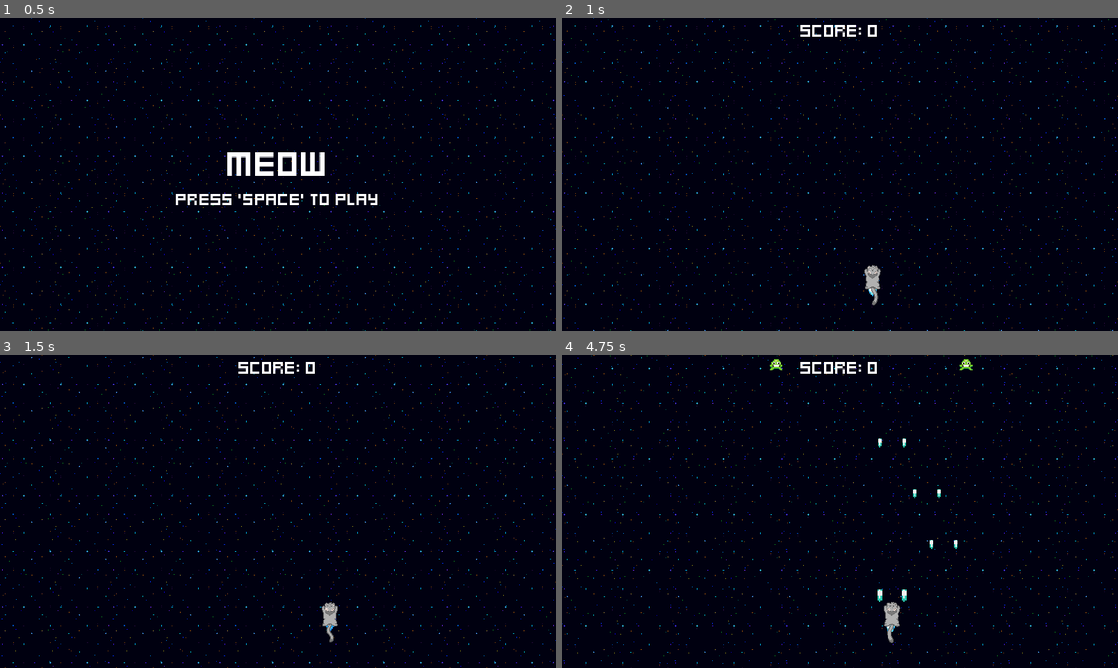
Above: before the commit, frames 1-4 (two rows, left to right).
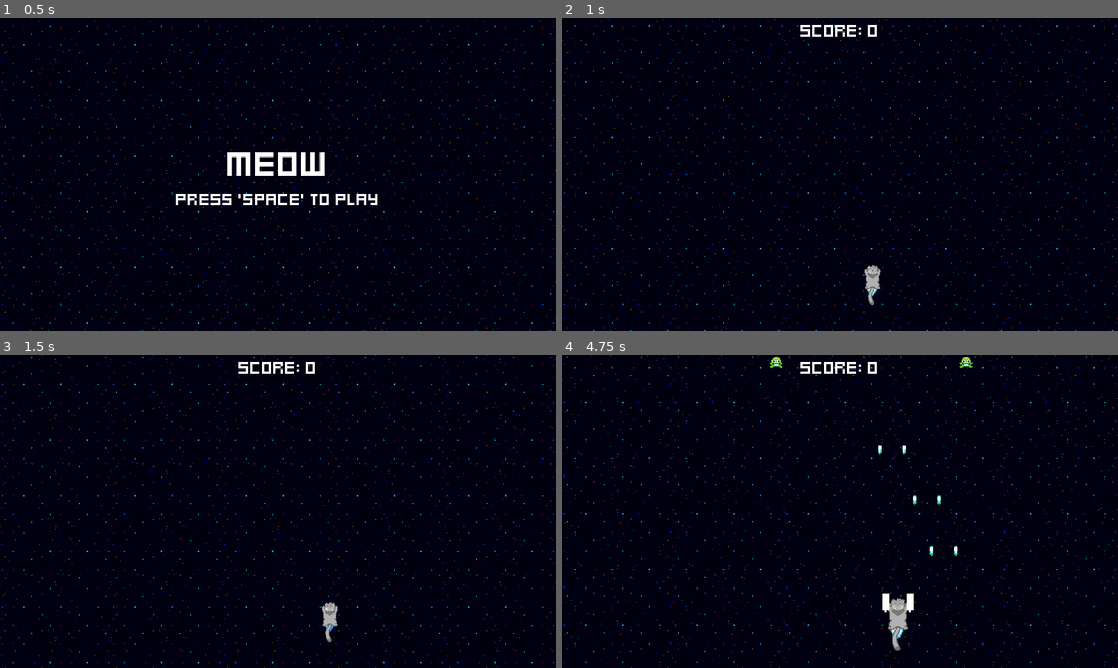
Above: after the commit, the same moments.

Repository: atomjin/2dRocket
Game: Godot game, scene res://menus/menu.tscn
Same seed, same stepped clock (60 frames per second), same inputs: the game is played once before the commit and once after it.
Inputs (mouse positions are in pixels of both pictures, inside the frame that each line leads up to):
- Up to frame 1 (0.5 s): no input
- Up to frame 2 (1 s): tap Space at 0.5 s; move the mouse to (962, 158) at 0.52 s; hold Right (ui_right) from 0.53 s (still down); tap Enter (ui_accept) at 0.6, 0.77 s; click (962, 158) at 0.67 s
- Up to frame 3 (1.5 s): tap Enter (ui_accept) at 1.07 s; release Right (ui_right) at 1.25 s; drag from (166, 527) to (328, 614) at 1.27 s
- Up to frame 4 (4.75 s): move the mouse to (895, 442) at 2.02 s; hold Right (ui_right) 2.03-2.75 s; tap Enter (ui_accept) at 2.1, 3.6, 3.77, 4.07 s; drag from (812, 574) to (906, 545) at 2.77 s; move the mouse to (1006, 558) at 3.52 s; hold Left (ui_left) 3.53-4.25 s; tap Escape (pause, bound only after the commit) at 4.15 s; click (840, 489) at 4.25 s, where only the run after the commit has a clickable "Resume"

Frame 1 is identical in both runs. In frame 2, less than 0.1% of the frame differs, in the area x 54-57%, y 86-92%; in frame 3, less than 0.1%; in frame 4, 2.2%, in the area x 0-100%, y 0-100%.

Commit message:
-add pause menu
-add pause menu

Diff:
--- a/components/stats_component.gd
+++ b/components/stats_component.gd
@@ -1,18 +1,20 @@
-# Give the component a class name so it can be instanced as a custom node
 class_name StatsComponent
 extends Node
 
-# Create the health variable and connect a setter
-@export var health: int = 1:
+
+# Create the health variable with a setter
+@export var health: int = 3:
 	set(value):
 		health = value
+		# Emit the health_changed signal with the new health value
+		health_changed.emit(health)
+		if health == 0:
+			no_health.emit()
+func _ready():
+	health -= 0  # Simulate taking 1 hit
 
-		# Signal out that the health has changed
-		health_changed.emit()
 
-		# Signal out when health is at 0
-		if health == 0: no_health.emit()
 
-# Create our signals for health
-signal health_changed() # Emit when the health value has changed
-signal no_health() # Emit when there is no health left
+# Create signals for health changes
+signal health_changed(current_health) # Pass the current health as a parameter
+signal no_health() # Emit when health reaches 0
--- /dev/null
+++ b/pause_menu.gd
@@ -0,0 +1,13 @@
+extends Control
+
+
+@onready var world: Node2D = $".." as Node2D
+
+
+
+func _on_resume_pressed() -> void:
+	world.pauseMenu()
+
+
+func _on_quit_pressed() -> void:
+	get_tree().quit()
--- /dev/null
+++ b/pause_menu.tscn
@@ -0,0 +1,49 @@
+[gd_scene load_steps=2 format=3 uid="uid://cuuldikjsr5lo"]
+
+[ext_resource type="Script" path="res://pause_menu.gd" id="1_vryb6"]
+
+[node name="PauseMenu" type="Control"]
+layout_mode = 3
+anchors_preset = 15
+anchor_right = 1.0
+anchor_bottom = 1.0
+grow_horizontal = 2
+grow_vertical = 2
+script = ExtResource("1_vryb6")
+
+[node name="MarginContainer" type="MarginContainer" parent="."]
+layout_mode = 1
+anchors_preset = 8
+anchor_left = 0.5
+anchor_top = 0.5
+anchor_right = 0.5
+anchor_bottom = 0.5
+offset_left = -201.5
+offset_top = -98.0
+offset_right = 201.5
+offset_bottom = 98.0
+grow_horizontal = 2
+grow_vertical = 2
+
+[node name="VBoxContainer" type="VBoxContainer" parent="MarginContainer"]
+layout_mode = 2
+alignment = 1
+
+[node name="Resume" type="Button" parent="MarginContainer/VBoxContainer"]
+texture_filter = 1
+layout_mode = 2
+text = "Resume"
+clip_text = true
+
+[node name="Setting" type="Button" parent="MarginContainer/VBoxContainer"]
+texture_filter = 1
+layout_mode = 2
+text = "Setting"
+
+[node name="Quit" type="Button" parent="MarginContainer/VBoxContainer"]
+texture_filter = 1
+layout_mode = 2
+text = "Quit"
+
+[connection signal="pressed" from="MarginContainer/VBoxContainer/Resume" to="." method="_on_resume_pressed"]
+[connection signal="pressed" from="MarginContainer/VBoxContainer/Quit" to="." method="_on_quit_pressed"]
--- /dev/null
+++ b/player_ship/health.gd
@@ -0,0 +1,49 @@
+extends Control  # Updated from Node2D to Control
+
+# Array to store the health TextureRects
+var health_units: Array[TextureRect] = []
+
+# Reference to the StatsComponent node
+@export var stats_component: StatsComponent
+#@onready var stats_component: StatsComponent = $StatsComponent
+
+
+func _ready():
+	health_units = [
+		$BlankHeart/health1,
+		$BlankHeart/health2,
+		$BlankHeart/health3
+	]
+
+# Connect the health signals from StatsComponent
+	stats_component.connect("health_changed", Callable(self, "_on_health_changed"))
+	stats_component.connect("no_health", Callable(self, "_on_no_health"))
+# Ensure the health units are visible initially
+	#_update_health_display(0)
+	#_update_health_display(stats_component.health)
+	_on_stats_component_health_changed(stats_component.health)
+#func _on_health_changed(current_health: int):
+#	print("Current health: ", current_health)  # Debug
+#	_update_health_display(current_health)
+
+#func _on_no_health():
+#	# Optionally, handle what happens when health reaches 0
+#	print("No health left! Game Over.")
+
+func _update_health_display(current_health: int):
+# Ensure the correct TextureRects are visible/invisible based on health
+	for i in range(len(health_units)):
+		if i < current_health:
+			health_units[i].visible = true  # Keep visible
+		else:
+			health_units[i].visible = false  # Hide if health is lost
+
+
+func _on_stats_component_health_changed(current_health) :
+	#if current_health < current_health:
+		print("Current health: ", current_health)  # Debug
+		_update_health_display(current_health)
+
+
+func _on_stats_component_no_health():
+	print("No health left! Game Over.")
--- /dev/null
+++ b/player_ship/health.tscn
@@ -0,0 +1,82 @@
+[gd_scene load_steps=6 format=3 uid="uid://b0jugqljbeqa8"]
+
+[ext_resource type="Script" path="res://player_ship/health.gd" id="1_aotq3"]
+[ext_resource type="Texture2D" uid="uid://pvd525or2y32" path="res://Level Selector-20241027T133937Z-001/Level Selector/StarBlank.png" id="1_jj6ei"]
+[ext_resource type="Texture2D" uid="uid://xvtdolu3ff5" path="res://Level Selector-20241027T133937Z-001/Level Selector/Star3.png" id="2_57b42"]
+[ext_resource type="Texture2D" uid="uid://dcfx0stp3yngi" path="res://Level Selector-20241027T133937Z-001/Level Selector/Star1.png" id="3_y2vbd"]
+[ext_resource type="Texture2D" uid="uid://crphvvh7o5dt5" path="res://Level Selector-20241027T133937Z-001/Level Selector/Star2.png" id="4_8wvtm"]
+
+[node name="Health" type="Control"]
+layout_mode = 3
+anchors_preset = 7
+anchor_left = 0.5
+anchor_top = 1.0
+anchor_right = 0.5
+anchor_bottom = 1.0
+grow_horizontal = 2
+grow_vertical = 0
+script = ExtResource("1_aotq3")
+
+[node name="BlankHeart" type="TextureRect" parent="."]
+layout_mode = 1
+anchors_preset = 3
+anchor_left = 1.0
+anchor_top = 1.0
+anchor_right = 1.0
+anchor_bottom = 1.0
+offset_left = -976.0
+offset_top = -1016.0
+offset_right = -586.0
+offset_bottom = -626.0
+grow_horizontal = 0
+grow_vertical = 0
+texture = ExtResource("1_jj6ei")
+expand_mode = 1
+
+[node name="health1" type="TextureRect" parent="BlankHeart"]
+layout_mode = 1
+anchors_preset = 8
+anchor_left = 0.5
+anchor_top = 0.5
+anchor_right = 0.5
+anchor_bottom = 0.5
+offset_left = -197.0
+offset_top = -197.0
+offset_right = 197.0
+offset_bottom = 197.0
+grow_horizontal = 2
+grow_vertical = 2
+texture = ExtResource("2_57b42")
+expand_mode = 1
+
+[node name="health2" type="TextureRect" parent="BlankHeart"]
+layout_mode = 1
+anchors_preset = 8
+anchor_left = 0.5
+anchor_top = 0.5
+anchor_right = 0.5
+anchor_bottom = 0.5
+offset_left = -184.0
+offset_top = -184.0
+offset_right = 184.0
+offset_bottom = 184.0
+grow_horizontal = 2
+grow_vertical = 2
+texture = ExtResource("3_y2vbd")
+expand_mode = 1
+
+[node name="health3" type="TextureRect" parent="BlankHeart"]
+layout_mode = 1
+anchors_preset = 8
+anchor_left = 0.5
+anchor_top = 0.5
+anchor_right = 0.5
+anchor_bottom = 0.5
+offset_left = -195.0
+offset_top = -195.0
+offset_right = 195.0
+offset_bottom = 195.0
+grow_horizontal = 2
+grow_vertical = 2
+texture = ExtResource("4_8wvtm")
+expand_mode = 1
--- a/player_ship/ship.gd
+++ b/player_ship/ship.gd
@@ -7,26 +7,33 @@
 @onready var animated_sprite_2d: AnimatedSprite2D = $Anchor/AnimatedSprite2D
 @onready var move_component: MoveComponent = $MoveComponent as MoveComponent
 @onready var flame_animated_sprite: AnimatedSprite2D= %FlameAnimatedSprite
+@onready var health: Control = $Health
+@onready var stats_component: StatsComponent = $StatsComponent
+
+
 
 
 func _ready():
 	fire_rate_timer.timeout.connect(fire_laser)
-	pass
+	var health_node = get_tree().root.get_node("MainUI/Health")
+	#health_node.set_stats_component(stats_component)
 
-func fire_laser() ->void:
+func fire_laser() -> void:
 	spawner_component.spawn(left_muzzle.global_position)
 	spawner_component.spawn(right_muzzle.global_position)
 	scale_component.tween_scale()
 
 func _process(delta: float)->void:
-	animate_the_ship()
+	#animate_the_ship()
+	pass
 
-func animate_the_ship()->void:
-	if move_component.velocity.x <0:
-		animated_sprite_2d.play("bank_left")
-		flame_animated_sprite.play("bank_left")
-	elif move_component.velocity.x > 0:
-		animated_sprite_2d.play("bank_right")
-		flame_animated_sprite.play("bank_right")
-	else :
-		animated_sprite_2d.play("center")
+
+#func animate_the_ship()->void:
+	#if move_component.velocity.x <0:
+	#	animated_sprite_2d.play("bank_left")
+	#	flame_animated_sprite.play("bank_left")
+	#elif move_component.velocity.x > 0:
+	#	animated_sprite_2d.play("bank_right")
+	#	flame_animated_sprite.play("bank_right")
+	#else :
+	#	animated_sprite_2d.play("center")
--- a/player_ship/ship.tscn
+++ b/player_ship/ship.tscn
@@ -124,12 +124,12 @@
 }]
 
 [node name="Ship" type="Node2D"]
+position = Vector2(1010, 938)
 scale = Vector2(2.1, 2.1)
 script = ExtResource("1_b87xd")
 
 [node name="StatsComponent" type="Node" parent="."]
 script = ExtResource("2_0kaw5")
-health = 3
 
 [node name="Anchor" type="Node2D" parent="."]
 
--- a/project.godot
+++ b/project.godot
@@ -41,6 +41,11 @@
 , Object(InputEventKey,"resource_local_to_scene":false,"resource_name":"","device":-1,"window_id":0,"alt_pressed":false …(183 unchanged characters)…
 ]
 }
+pause={
+"deadzone": 0.5,
+"events": [Object(InputEventKey,"resource_local_to_scene":false,"resource_name":"","device":-1,"window_id":0,"alt_pressed":false,"shift_pressed":false,"ctrl_pressed":false,"meta_pressed":false,"pressed":false,"keycode":0,"physical_keycode":4194305,"key_label":0,"unicode":0,"location":0,"echo":false,"script":null)
+]
+}
 
 [layer_names]
 
--- a/world.gd
+++ b/world.gd
@@ -4,7 +4,10 @@
 
 @onready var ship: Node2D = $Ship
 @onready var score_label: Label = $ScoreLabel
+@onready var world: Node2D = $"."
+@onready var pause_menu: Control = $PauseMenu
 
+var paused = false
 
 func _ready() -> void:
 	update_score_label(game_stats.score)
@@ -15,5 +18,19 @@
 		get_tree().change_scene_to_file("res://menus/game_over.tscn")
 		)
 
+func _process(delta):
+	if Input.is_action_just_pressed("pause"):
+		pauseMenu()
+
+func pauseMenu():
+	if paused:
+		pause_menu.hide()
+		Engine.time_scale = 1
+	else:
+		pause_menu.show()
+		Engine.time_scale = 0
+
+	paused = !paused
+
 func update_score_label(new_score: int)->void:
 	score_label.text = "Score: " + str(new_score)
--- a/world.tscn
+++ b/world.tscn
@@ -6,13 +6,11 @@
 [ext_resource type="Resource" uid="uid://brsrs8yq60dwa" path="res://game_stats.tres" id="2_okums"]
 [ext_resource type="PackedScene" uid="uid://uf1l66y51p4t" path="res://enemies/enemy_generator.tscn" id="3_hi8w8"]
 [ext_resource type="LabelSettings" uid="uid://c1omw1b4dnja8" path="res://fonts/default_label_settings.tres" id="5_wiio1"]
+[ext_resource type="PackedScene" uid="uid://cuuldikjsr5lo" path="res://pause_menu.tscn" id="7_ec2nw"]
 
 [node name="World" type="Node2D"]
 script = ExtResource("1_74ca3")
 game_stats = ExtResource("2_okums")
-
-[node name="Ship" parent="." instance=ExtResource("1_hcmak")]
-position = Vector2(960, 896)
 
 [node name="SpaceBackground" parent="." instance=ExtResource("2_hxusw")]
 
@@ -25,3 +23,14 @@
 label_settings = ExtResource("5_wiio1")
 horizontal_alignment = 1
 vertical_alignment = 1
+
+[node name="Ship" parent="." instance=ExtResource("1_hcmak")]
+position = Vector2(960, 896)
+
+[node name="PauseMenu" parent="." instance=ExtResource("7_ec2nw")]
+visible = false
+offset_left = 960.0
+offset_top = 544.0
+offset_right = 960.0
+offset_bottom = 544.0
+scale = Vector2(2.28, 2.28)
Not shown: 1 places in player_ship/ship.tscn that only renumber resources
Not shown: 1 places in world.tscn that only renumber resources
